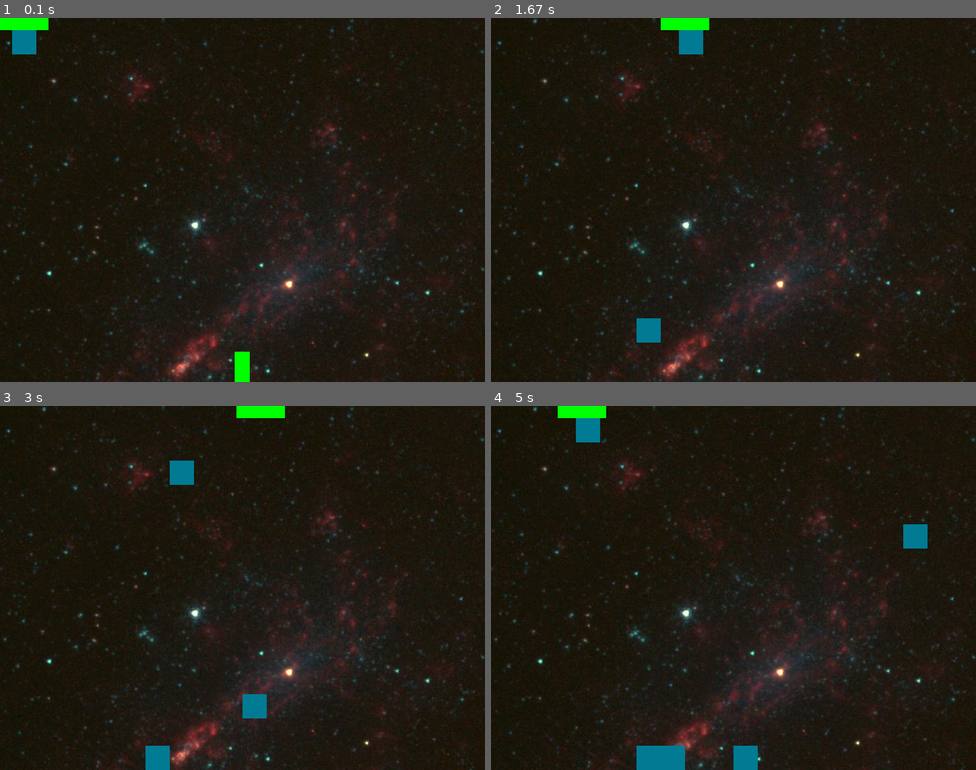
Above: before the commit, frames 1-4 (two rows, left to right).
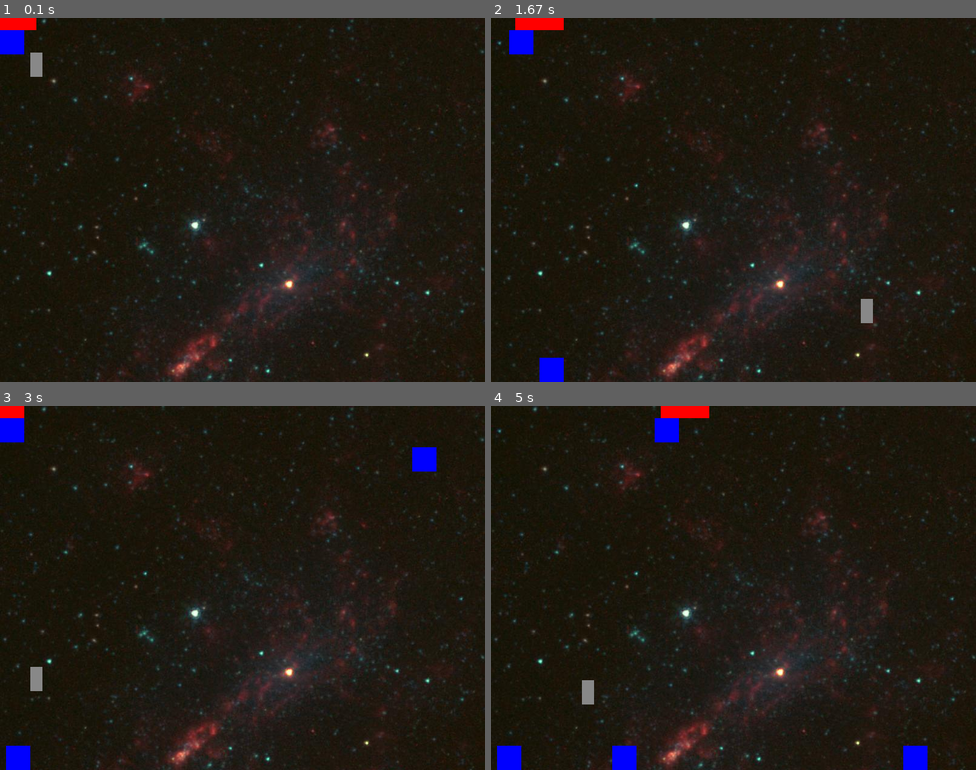
Above: after the commit, the same moments.

Repository: AjDx1228/Pygame
Game: pygame game, started from stack_attack.py
The game is run twice, just before and just after one commit, with the same random seed, the same clock (stepped at 60 frames per second) and the same inputs.
Inputs (mouse positions are in pixels of both pictures, inside the frame that each line leads up to):
- Up to frame 1 (0.1 s): no input
- Up to frame 2 (1.67 s): hold Right 0.33-0.8 s; move the mouse to (714, 214) at 0.37 s; hold Up 0.83-1.13 s; hold Right 1.17-1.63 s
- Up to frame 3 (3 s): hold Left 1.67-2.2 s; hold Left 2.23-2.63 s; hold Up from 2.67 s (still down)
- Up to frame 4 (5 s): release Up at 3.03 s; hold Right 3.07-3.7 s; hold Left 3.73-4.2 s; hold Up from 4.73 s (still down)

The runs differ from the first frame. In frame 1, 1.3% of the frame differs, in the area x 0-52%, y 0-100%; in frame 2, 2.2%; in frame 3, 2.7%; in frame 4, 3.8%, in the area x 1-90%, y 0-100%.

Commit message:
Handle collisions with player and boxes

Diff:
--- /dev/null
+++ b/border.py
@@ -0,0 +1,10 @@
+from pygame import *
+
+COLOR = "#FF6262"
+
+class Border(sprite.Sprite):
+    def __init__(self, x, y, w, h):
+        sprite.Sprite.__init__(self)
+        self.image = Surface((w, h))
+        self.image.fill(Color(COLOR))
+        self.rect = Rect(x, y, w, h)
--- a/box.py
+++ b/box.py
@@ -1,32 +1,123 @@
-import pygame
+from pygame import *
+import config as c
 import random
 
-import config as c
-from game_object import GameObject
+WIDTH = 40
+HEIGHT = 40
+COLOR =  "#0000FF"
+GRAVITY = 0.35# Сила, которая будет тянуть нас вниз
 
 
-class Box(GameObject):
-    def __init__(self, x, y, w, h, color, offset, random_zone):
-        GameObject.__init__(self, x, y, w, h)
-        self.start_position = x
-        self.color = color
-        self.offset = offset
-        self.random_zone = random_zone
-        self.zone = c.zones[self.random_zone]
-        c.zones[self.random_zone] += 1
+class Box(sprite.Sprite):
+    def __init__(self, x, y):
+        sprite.Sprite.__init__(self)
+        self.startX = x # Начальная позиция Х, пригодится когда будем переигрывать уровень
+        self.startY = y
+        self.yvel = 0 # скорость вертикального перемещения
+        self.onGround = False # На земле ли я?
+        self.image = Surface((WIDTH,HEIGHT))
+        self.image.fill(Color(COLOR))
+        self.rect = Rect(x, y, WIDTH, HEIGHT) # прямоугольный объект
 
-    def draw(self, surface):
-        pygame.draw.rect(surface, self.color, self.bounds)
+        self.has_border_collision = False
+        self.has_box_collision = (False, False, False, False) # has any collision, left, right topo
+        self.has_player_collision = False
 
-    def update(self):
-        if self.left == c.box_width * (self.random_zone - 1) and self.bottom != c.screen_height - self.zone * c.box_height:
-            dx = 0
-            dy = 5
-        elif self.bottom == c.screen_height - self.zone * c.box_height:
-            dx = 0
-            dy = 0
-        else:
-            dx = self.offset
-            dy = 0
+    def check_collision(self, player, boxes):
+        self.has_border_collision = self.has_collide_with_borders()
+        self.has_box_collision = self.has_collide_with_box(boxes)
+        self.has_player_collision = self.has_collide_with_player(player)
 
-        self.move(dx, dy)
+    def update(self, player=None, boxes=None):
+        if not self.onGround:
+            self.yvel +=  GRAVITY
+
+        self.onGround = False; # Мы не знаем, когда мы на земле((
+        self.rect.y += self.yvel
+
+        self.collide_with_player(0, self.yvel, player)
+        self.collide_with_boxes(0, self.yvel, boxes, player)
+        self.collide_with_borders()
+
+    def has_collide_with_borders(self):
+        if self.rect.left == 0 or self.rect.right == c.screen_width:
+            return True
+
+        return False
+
+    def has_collide_with_box(self, boxes):
+        if not boxes:
+            return (False, False, False, False)
+
+        for b in boxes:
+            if self == b:
+                continue
+            if sprite.collide_rect(self, b):
+                has_from_left = False
+                has_from_right = False
+                has_from_top = False
+                if b.rect.right > self.rect.right and b.rect.top == self.rect.top:
+                    has_from_right = True
+                if b.rect.left < self.rect.left and b.rect.top == self.rect.top:
+                    has_from_left = True
+                if self.yvel > 0 and self.rect.top < b.rect.top:
+                    has_from_top = True
+
+                return (True, has_from_left, has_from_right, has_from_top)
+
+        return (False, False, False, False)
+
+    def has_collide_with_player(self, player):
+        if not player:
+            return False
+
+        if sprite.collide_rect(self, player) or self.rect.left == player.rect.right or self.rect.right == player.rect.left:
+            return True
+
+        return False
+
+    def collide_with_borders(self):
+        collisions = False
+        if self.rect.bottom > c.screen_height:
+            self.onGround = True
+            self.yvel = 0
+            self.rect.bottom = c.screen_height
+        if self.rect.left < 0:
+            self.rect.left = 0
+        if self.rect.right >= c.screen_width:
+            self.rect.right = c.screen_width
+
+    def collide_with_boxes(self, xvel, yvel, boxes, player):
+        if not boxes:
+            return
+        for b in boxes:
+            if (self == b):
+                continue
+
+            if sprite.collide_rect(self, b): # если есть пересечение платформы с ящиком
+                if yvel > 0 and self.rect.top < b.rect.top: # если падает вниз
+                    self.rect.bottom = b.rect.top # то не падает вниз
+                    self.onGround = True          # и становится на что-то твердое
+                    self.yvel = 0                 # и энергия падения пропадает
+                if self.has_box_collision[1] and self.has_player_collision:
+                    self.rect.left = b.rect.right
+                    player.rect.left = self.rect.right
+
+                if self.has_box_collision[2] and self.has_player_collision:
+                    self.rect.right = b.rect.left
+                    player.rect.right = self.rect.left
+
+    def collide_with_player(self, xvel, yvel, player):
+        if not player:
+            return
+
+        if sprite.collide_rect(self, player):
+            if player.xvel > 0 and not self.has_border_collision and not self.has_box_collision[2] and not self.has_box_collision[3]:
+                self.rect.left = player.rect.right
+
+            if player.xvel < 0 and not self.has_border_collision and not self.has_box_collision[1] and not self.has_box_collision[3]:
+                self.rect.right = player.rect.left
+
+            if self.rect.top < player.rect.top:
+                ##### GAME OVER #####
+                exit()
--- a/config.py
+++ b/config.py
@@ -1,17 +1,19 @@
+import pygame
+
 screen_width = 800
 screen_height = 600
 
 background_image = 'images/background.jpg'
 
-frame_rate = 75
+frame_rate = 60
 
 lift_width = 80
 lift_height = 20
 lift_color = (0, 255, 0)
 lift_speed = 10
 
-player_width = 25
-player_height = 50
+player_width = 40
+player_height = 40
 player_color = (0, 255, 0)
 player_speed = 10
 
@@ -21,6 +23,3 @@
 box_speed = 10
 
 n_zones = int(screen_width / box_width)
-zones = {}
-for i in range(1, n_zones + 1):
-    zones[i] = 0
--- a/game.py
+++ b/game.py
@@ -8,7 +8,7 @@
     def __init__(self, caption, width, height, back_image_filename, frame_rate):
         self.background_image = pygame.image.load(back_image_filename)
         self.frame_rate = frame_rate
-        self.objects = []
+        self.entities = pygame.sprite.Group() # Все объекты
         self.game_over = False
         pygame.init()
         self.surface = pygame.display.set_mode((width, height))
@@ -19,12 +19,11 @@
         self.mouse_handlers = []
 
     def update(self):
-        for o in self.objects:
-            o.update()
+        pass
 
     def draw(self):
-        for o in self.objects:
-            o.draw(self.surface)
+        for e in self.entities:
+            self.surface.blit(e.image, e.rect)
 
     def handle_events(self):
         for event in pygame.event.get():
--- a/game_object.py
+++ /dev/null
@@ -1,55 +0,0 @@
-from pygame.rect import Rect
-
-
-class GameObject:
-    def __init__(self, x, y, w, h, speed=(0,0)):
-        self.bounds = Rect(x, y, w, h)
-        self.speed = speed
-
-    @property
-    def left(self):
-        return self.bounds.left
-
-    @property
-    def right(self):
-        return self.bounds.right
-
-    @property
-    def top(self):
-        return self.bounds.top
-
-    @property
-    def bottom(self):
-        return self.bounds.bottom
-
-    @property
-    def width(self):
-        return self.bounds.width
-
-    @property
-    def height(self):
-        return self.bounds.height
-
-    @property
-    def center(self):
-        return self.bounds.center
-
-    @property
-    def centerx(self):
-        return self.bounds.centerx
-
-    @property
-    def centery(self):
-        return self.bounds.centery
-
-    def draw(self, surface):
-        pass
-
-    def move(self, dx, dy):
-        self.bounds = self.bounds.move(dx, dy)
-
-    def update(self):
-        if self.speed == [0, 0]:
-            return
-
-        self.move(*self.speed)
--- a/lift.py
+++ b/lift.py
@@ -1,33 +1,20 @@
-import pygame
+from pygame import *
+import config as c
 
-import config as c
-from game_object import GameObject
+MOVE_SPEED = 10
+WIDTH = 80
+HEIGHT = 20
+COLOR =  "#FF0000"
 
-from box import Box
-
-
-class Lift(GameObject):
-    def __init__(self, x, y, w, h, color, offset):
-        GameObject.__init__(self, x, y, w, h)
-        self.start_position = x
-        self.color = color
-        self.offset = offset
-        self.reset_flag = False
-
-    def draw(self, surface):
-        pygame.draw.rect(surface, self.color, self.bounds)
-
-    def handle(self, key):
-        pass
+class Lift(sprite.Sprite):
+    def __init__(self, x, y):
+        sprite.Sprite.__init__(self)
+        self.xvel = MOVE_SPEED   #скорость перемещения. 0 - стоять на месте
+        self.startX = x # Начальная позиция Х, пригодится когда будем переигрывать уровень
+        self.startY = y
+        self.image = Surface((WIDTH,HEIGHT))
+        self.image.fill(Color(COLOR))
+        self.rect = Rect(x, y, WIDTH, HEIGHT) # прямоугольный объект
 
     def update(self):
-        if self.reset_flag:
-            self.move(-c.screen_width + self.start_position, 0)
-            self.reset_flag = False
-            return
-
-        dx = self.offset
-        self.move(dx, 0)
-
-    def set_reset_flag(self, value):
-        self.reset_flag = value
+        self.rect.x += self.xvel
--- a/player.py
+++ b/player.py
@@ -1,70 +1,115 @@
-import pygame
+from pygame import *
+import config as c
+MOVE_SPEED = 10
+WIDTH = 20
+HEIGHT = 40
+COLOR =  "#888888"
+JUMP_POWER = 10
+GRAVITY = 0.35 # Сила, которая будет тянуть нас вниз
 
-import config as c
-from game_object import GameObject
+class Player(sprite.Sprite):
+    def __init__(self, x, y):
+        sprite.Sprite.__init__(self)
+        self.xvel = 0   #скорость перемещения. 0 - стоять на месте
+        self.startX = x # Начальная позиция Х, пригодится когда будем переигрывать уровень
+        self.startY = y
+        self.yvel = 0 # скорость вертикального перемещения
+        self.onGround = False # На земле ли я?
+        self.image = Surface((WIDTH,HEIGHT))
+        self.image.fill(Color(COLOR))
+        self.rect = Rect(x, y, WIDTH, HEIGHT) # прямоугольный объект
+
+        self.left = False
+        self.right = False
+        self.up = False
+        self.has_border_collision = True
+        self.has_box_collision = False
+
+    def handle_keyup(self, key):
+        if key == K_UP:
+            self.up = False
+        if key == K_RIGHT:
+            self.right = False
+        if key == K_LEFT:
+            self.left = False
+
+    def handle_keydown(self, key):
+        if key == K_UP:
+            self.up = True
+        if key == K_LEFT:
+            self.left = True
+        if key == K_RIGHT:
+            self.right = True
+
+    def has_collide_with_borders(self):
+        if self.rect.bottom > c.screen_height or self.rect.left < 0 or self.rect.right > c.screen_width:
+            return True
+
+        return False
+
+    def has_collide_with_box(self, boxes):
+        if not boxes:
+            return False
+
+        for b in boxes:
+            if sprite.collide_rect(self, b):
+                return True
+
+        return False
 
 
-class Player(GameObject):
-    def __init__(self, x, y, w, h, color, offset):
-        GameObject.__init__(self, x, y, w, h)
-        self.color = color
-        self.offset = offset
-        self.moving_left = False
-        self.moving_right = False
+    def check_collision(self, boxes):
+        self.has_border_collision = self.has_collide_with_borders()
+        self.has_box_collision = self.has_collide_with_box(boxes)
 
-        self.jump = False
-        self.jump_flag = False
+    def update(self, boxes=None):
+        if self.up:
+            if self.onGround: # прыгаем, только когда можем оттолкнуться от земли
+                self.yvel = -JUMP_POWER
 
-    def draw(self, surface):
-        pygame.draw.rect(surface, self.color, self.bounds)
+        if self.left:
+            self.xvel = -MOVE_SPEED # Лево = x- n
 
-    def handle(self, key):
-        if key == pygame.K_UP:
-            self.jump = True
-        if key == pygame.K_LEFT:
-            self.moving_left = not self.moving_left
-        if key == pygame.K_RIGHT:
-            self.moving_right = not self.moving_right
+        if self.right:
+            self.xvel = MOVE_SPEED # Право = x + n
 
-    def jump_and_move(self, dx, bottom_now):
-        if self.bottom != c.screen_height - bottom_now - c.player_height - 70 and not self.jump_flag:
-            dy = 5
-        else:
-            self.jump_flag = True
-            dy = -10
-            if self.bottom == c.screen_height - bottom_now - (c.player_height - c.box_height):
-                self.jump_flag = False
-                self.jump = False
-        self.move(dx, -dy)
+        if not(self.left or self.right): # стоим, когда нет указаний идти
+            self.xvel = 0
 
-    def update(self):
-        self.zone = (self.left // c.box_width) + 1
-        if self.zone != 1 and self.zone != c.n_zones:
-            box_left = c.zones[self.zone - 1]
-            box_right = c.zones[self.zone + 1]
-        elif self.zone == 1:
-            box_left = 100
-            box_right = c.zones[self.zone + 1]
-        else:
-            box_right = 100
-            box_left = c.zones[self.zone - 1]
+        if not self.onGround:
+            self.yvel +=  GRAVITY
 
-        if self.jump and self.moving_left:
-            self.jump_and_move(-(min(self.offset, self.left)), c.box_height * box_left)
+        self.onGround = False
+        self.onBox = False
+        self.rect.y += self.yvel
+        self.rect.x += self.xvel
 
-        elif self.jump and self.moving_right:
-            self.jump_and_move((min(self.offset, c.screen_width - self.right)), c.box_height * box_right)
+        self.collide_with_boxes(self.xvel, self.yvel, boxes)
+        self.collide_with_borders()
 
-        elif self.jump:
-            self.jump_and_move(0, c.box_height * c.zones[self.zone])
+    def collide_with_borders(self):
+        if self.rect.bottom > c.screen_height:
+            self.onGround = True
+            self.yvel = 0
+            self.rect.bottom = c.screen_height
+        if self.rect.left < 0:
+            self.rect.left = 0
+        if self.rect.right > c.screen_width:
+            self.rect.right = c.screen_width
 
-        elif self.moving_left and box_left - c.zones[self.zone] != 1:
-                dx, dy = -(min(self.offset, self.left)), 0
-                self.move(dx, -dy)
+    def collide_with_boxes(self, xvel, yvel, boxes):
+        if not boxes:
+            return
+        for b in boxes:
+            if sprite.collide_rect(self, b):
+                if yvel != 0 and self.rect.top < b.rect.top:
+                    self.rect.bottom = b.rect.top
+                    self.onGround = True
+                    self.onBox = True
+                    self.yvel = 0
 
-        elif self.moving_right and box_right - c.zones[self.zone] != 1:
-            dx, dy = min(self.offset, c.screen_width - self.right), 0
-            self.move(dx, -dy)
+                if self.xvel > 0 and not self.onBox and (b.has_border_collision or b.has_box_collision[2] or b.has_box_collision[3]):
+                    self.rect.right = b.rect.left
 
-        else:
-            return
+                if self.xvel < 0 and not self.onBox and (b.has_border_collision or b.has_box_collision[1] or b.has_box_collision[3]):
+                    self.rect.left = b.rect.right
--- a/stack_attack.py
+++ b/stack_attack.py
@@ -6,17 +6,19 @@
 import pygame
 from pygame.rect import Rect
 
+from pygame import *
 from lift import Lift
 import config as c
 from player import Player
+from border import Border
 from game import Game
 from box import Box
 
-class StackAttack(Game):
+class StackAttack(Game, sprite.Sprite):
     def __init__(self):
         Game.__init__(self, 'StackAttack', c.screen_width, c.screen_height, c.background_image, c.frame_rate)
-        self.lift = None
 
+        self.boxes = []
         self.create_objects()
 
     def create_objects(self):
@@ -24,54 +26,73 @@
         self.create_player()
         self.create_box()
 
+
     def handle_collisions(self):
-        if self.lift.left >= c.screen_width:
-            self.lift.set_reset_flag(True)
+        # Передвижение лифта и создание новой коробки
+        if self.lift.rect.x >= c.screen_width:
+            self.lift.rect.x = self.lift.startX
             self.create_box()
-            return
+
+
+         # Двигаем коробку вместе с краном до рандомной зоны
+        if self.box and self.box.rect.right < self.random_zone * c.box_width:
+            self.box.rect.left = self.lift.rect.left
+            self.box.yvel = 0
+        elif self.box:
+            self.boxes.append(self.box)
+            self.box = None
+
+        count = 0
+        for box in self.boxes:
+            if box.rect.bottom == c.screen_height:
+                count += 1
+                if count == c.n_zones:
+                    break
+
+        if count == c.n_zones:
+            for box in self.boxes:
+                if box.rect.bottom == c.screen_height:
+                    self.entities.remove(box)
+                    self.boxes.remove(box)
+
 
     def create_box(self):
-        zones = c.screen_width / c.box_width
-        random_zone = random.randint(1, zones)
-        box = Box(-c.lift_width + c.lift_width / 4,
-                    c.lift_height,
-                    c.box_width,
-                    c.box_height,
-                    c.box_color,
-                    c.box_speed,
-                    random_zone)
-        self.box = box
-        self.objects.append(self.box)
+        self.random_zone = random.randint(1, c.n_zones)
+        self.box = Box(self.lift.rect.x, c.lift_height)
+        self.entities.add(self.box)
 
     def create_lift(self):
-        lift = Lift(-c.lift_width,
-                    0,
-                    c.lift_width,
-                    c.lift_height,
-                    c.lift_color,
-                    c.lift_speed)
-        self.lift = lift
-        self.objects.append(self.lift)
+        self.lift = Lift(-c.lift_width, 0)
+        self.entities.add(self.lift)
 
     def create_player(self):
-        player = Player((c.screen_width - c.player_width) // 2,
-                        c.screen_height - c.player_height,
-                        c.player_width,
-                        c.player_height,
-                        c.player_color,
-                        c.player_speed)
-        self.keydown_handlers[pygame.K_LEFT].append(player.handle)
-        self.keydown_handlers[pygame.K_RIGHT].append(player.handle)
-        self.keyup_handlers[pygame.K_LEFT].append(player.handle)
-        self.keyup_handlers[pygame.K_RIGHT].append(player.handle)
-        self.keydown_handlers[pygame.K_UP].append(player.handle)
-        self.player = player
-        self.objects.append(self.player)
+        self.player = Player(50, 50)
+        self.keydown_handlers[pygame.K_LEFT].append(self.player.handle_keydown)
+        self.keydown_handlers[pygame.K_RIGHT].append(self.player.handle_keydown)
+        self.keydown_handlers[pygame.K_UP].append(self.player.handle_keydown)
+        self.keyup_handlers[pygame.K_LEFT].append(self.player.handle_keyup)
+        self.keyup_handlers[pygame.K_RIGHT].append(self.player.handle_keyup)
+        self.keyup_handlers[pygame.K_UP].append(self.player.handle_keyup)
+        self.entities.add(self.player)
+
+    def update(self):
+        super().update()
+        # Установка флагов коллизий
+        self.player.check_collision(self.boxes)
+        for box in self.boxes:
+            box.check_collision(self.player, self.boxes)
+
+        self.handle_collisions()
+
+        self.lift.update()
+        if self.box:
+            self.box.update()
+
+        self.player.update(self.boxes)
+        for box in self.boxes:
+            box.update(self.player, self.boxes)
 
 
-    def update(self):
-        self.handle_collisions()
-        super().update()
 
 
 def main():
